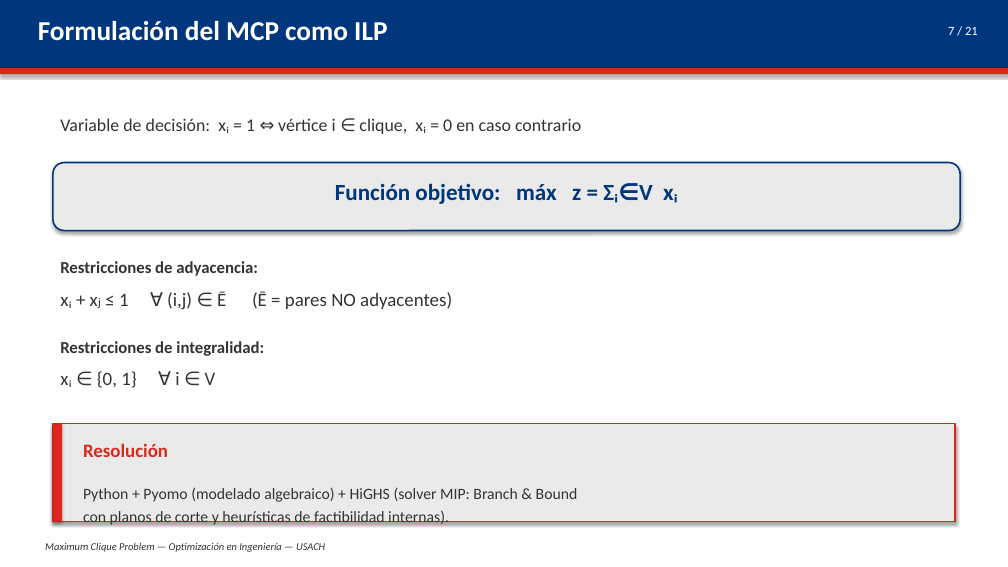
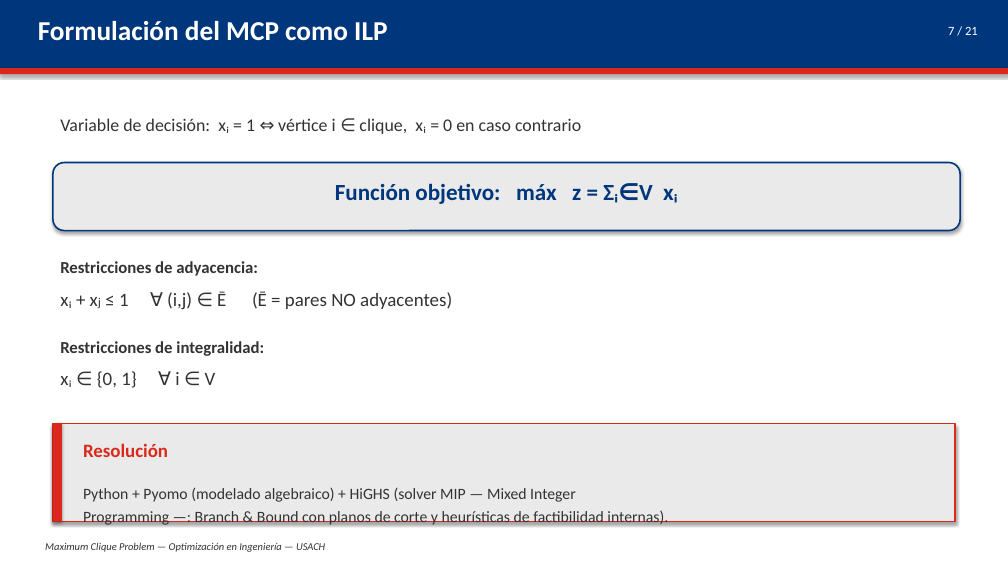
Before and after one commit to dmm-usach/lab-opti, a slide deck: slide 7 of presentacion/Presentacion_MCP.pptx. Drawn at 1008x567 pixels with LibreOffice and Linux fonts; fonts in the diff are those of the drawing. Boxes give left, top, right and bottom in pixels: in the first picture for what was removed or moved away, otherwise in the second. Text is boxed around its words. In the diff, an @@ line names an element or a change of style, - is before the commit and + after.

```diff
--- a/presentacion/Presentacion_MCP.pptx
+++ b/presentacion/Presentacion_MCP.pptx
@@ text at [83,487,668,525]: text changed @@
-Python + Pyomo (modelado algebraico) + HiGHS (solver MIP: Branch & Bound
-con planos de corte y heurísticas de factibilidad internas).
+Python + Pyomo (modelado algebraico) + HiGHS (solver MIP — Mixed Integer
+Programming —: Branch & Bound con planos de corte y heurísticas de factibilidad internas).
```
Also in this commit, not shown: 7 other slides changed, 7 other files.
